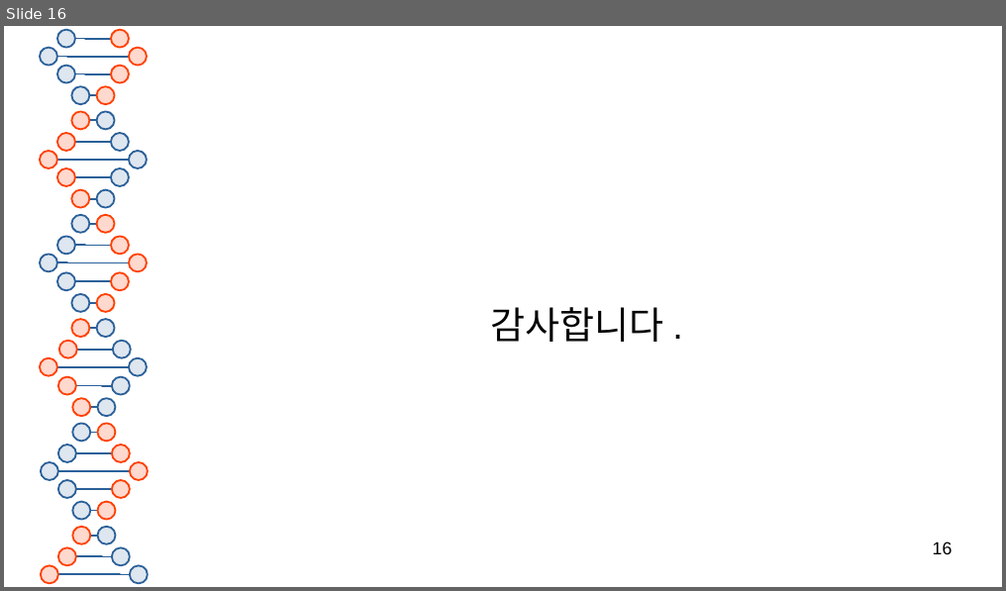
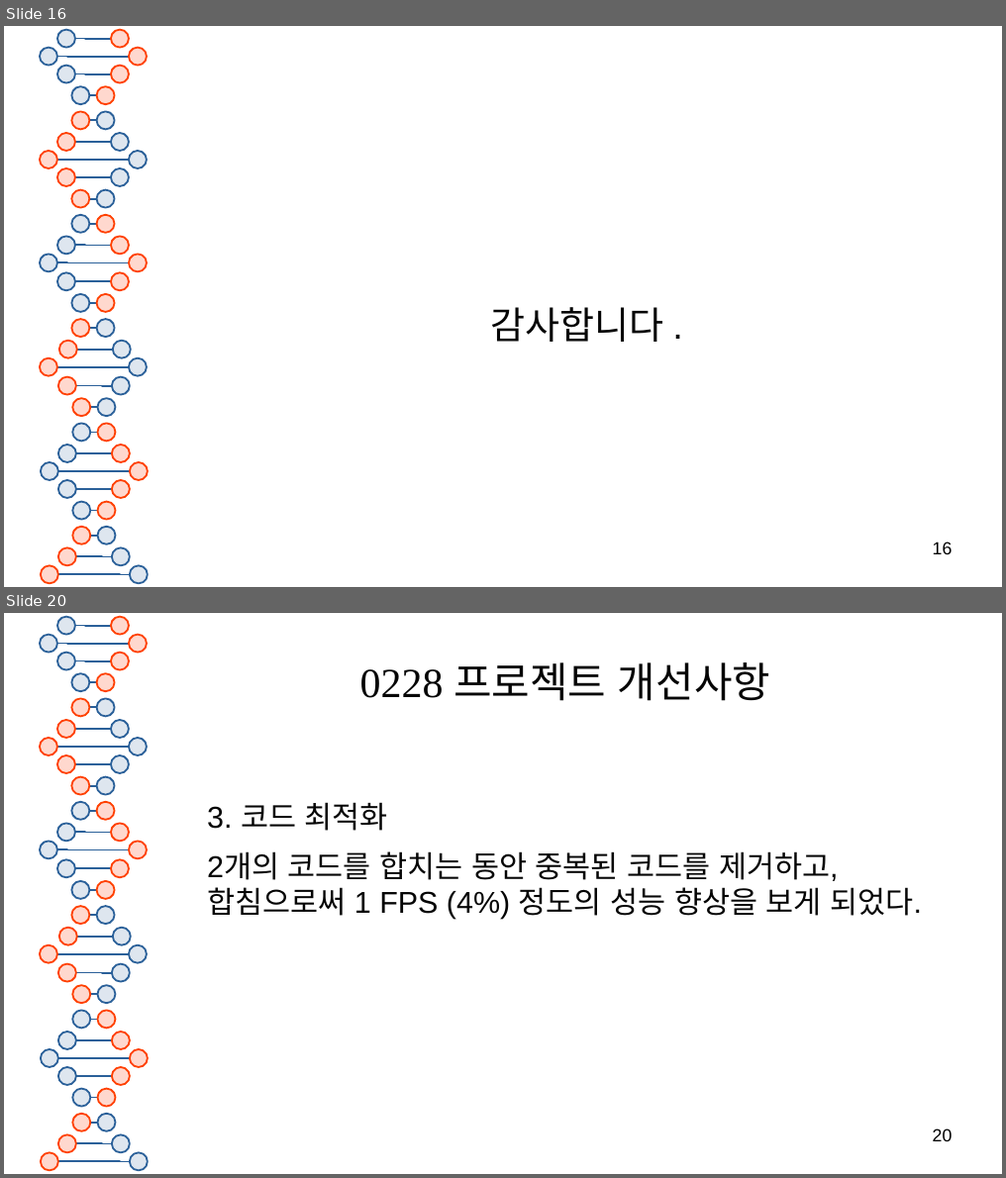
Before and after one commit to pskcci/intel-01, a slide deck: class01/mini-project/03_Choi&Song/minipro.odp. Shown one above the other, each under a label of ours: slide 16 before the commit, slides 16 and 20 after it; the slides between them are not shown. The pictures are 1006x591 and 1006x1178 pixels, drawn with LibreOffice and Linux fonts; fonts in the diff are those of the drawing. Boxes give left, top, right and bottom in pixels: in the first picture for what was removed or moved away, otherwise in the second. Text is boxed around its words. In the diff, an @@ line names an element or a change of style, - is before the commit and + after.

```diff
--- a/class01/mini-project/03_Choi&Song/minipro.odp
+++ b/class01/mini-project/03_Choi&Song/minipro.odp
@@ slide 20 added at (4, 613, 1002, 1174), background #FFFFFF; not listed: 81 template elements that a slide beside it also shows @@
@@ title added at (360, 663, 770, 701), 33 pt, text #050505 @@
+0228 프로젝트 개선사항
@@ text added at (207, 802, 922, 919), 24 pt, text #050505 @@
+3. 코드 최적화
+2개의 코드를 합치는 동안 중복된 코드를 제거하고, 합침으로써 1 FPS (4%) 정도의 성능 향상을 보게 되었다.
@@ page number added at (933, 1129, 952, 1142), 14 pt, text #000000 @@
+20
```
Also in this commit, not shown: 6 other slides added, 4 other files.
